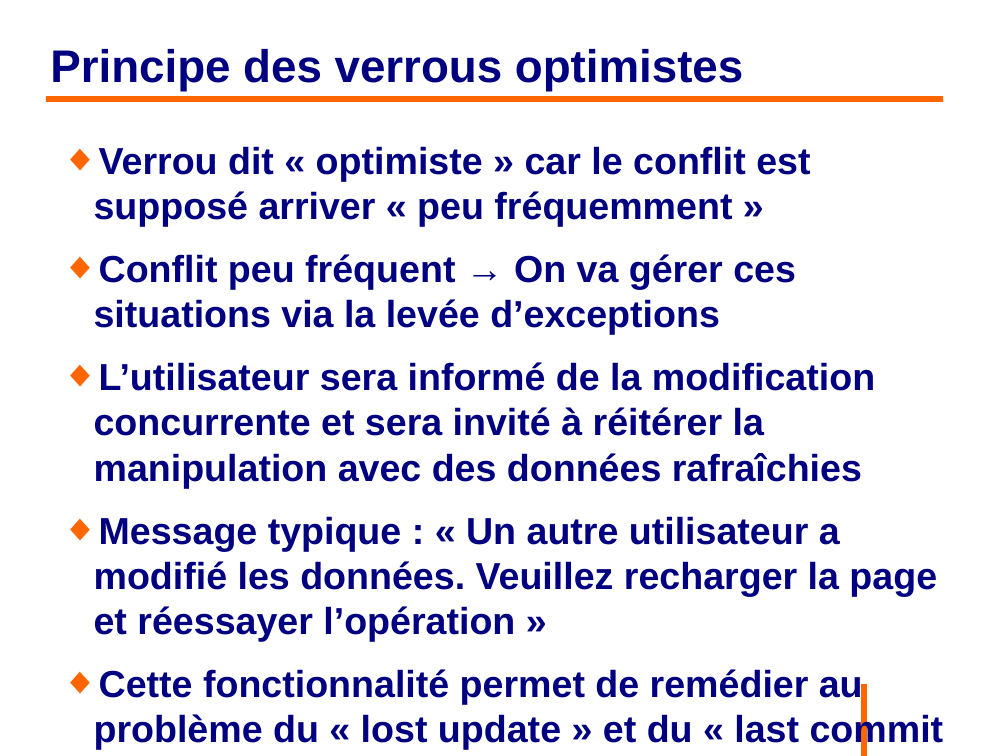
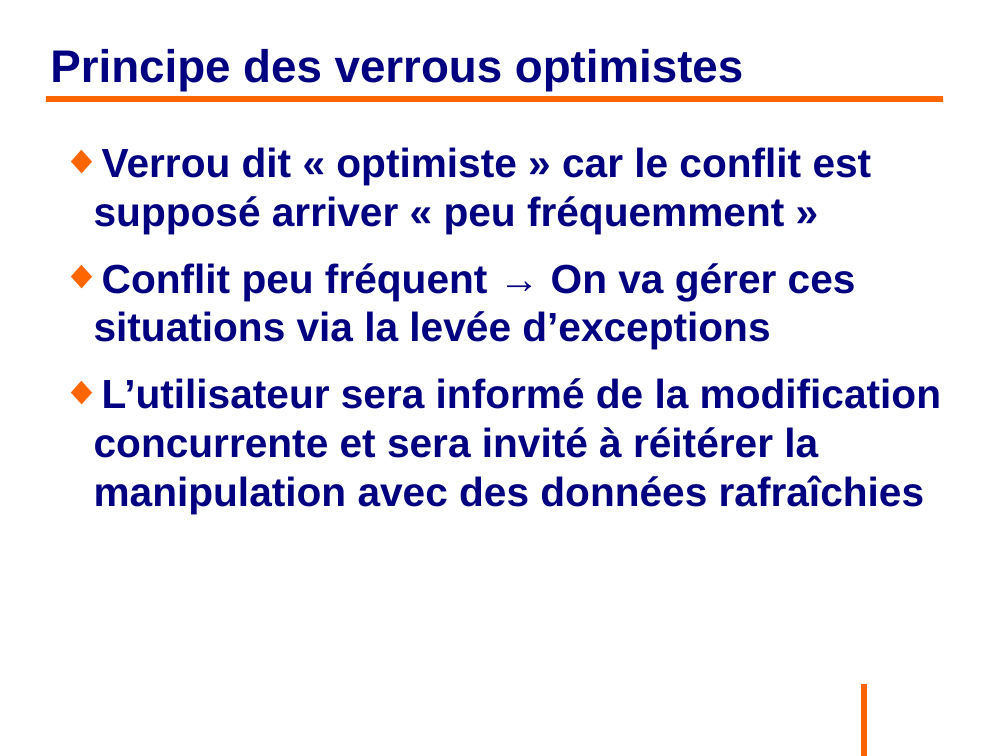
Before and after one commit to philphils/formation-hibernate-avancee, a slide deck: slide 93 of Documentation/diapo_formation_hibernate_avancee.odp. Drawn at 1008x756 pixels with LibreOffice and Linux fonts; fonts in the diff are those of the drawing; background and template pictures are left out. Boxes give left, top, right and bottom in pixels: in the first picture for what was removed or moved away, otherwise in the second. Text is boxed around its words. In the diff, an @@ line names an element or a change of style, - is before the commit and + after.

```diff
--- a/Documentation/diapo_formation_hibernate_avancee.odp
+++ b/Documentation/diapo_formation_hibernate_avancee.odp
@@ text "Verrou dit « optimiste » ..." at [94,147,941,513]: size 29.6 to 32 pt @@
@@ text at [94,516,944,750]: paragraphs removed @@
-◆ Message typique : « Un autre utilisateur a modifié les données. Veuillez recharger la page et réessayer l’opération »
-◆ Cette fonctionnalité permet de remédier au problème du « lost update » et du « last commit wins »
```
Also in this commit, not shown: 7 other slides changed, 3 slides added, 1 slide removed.
